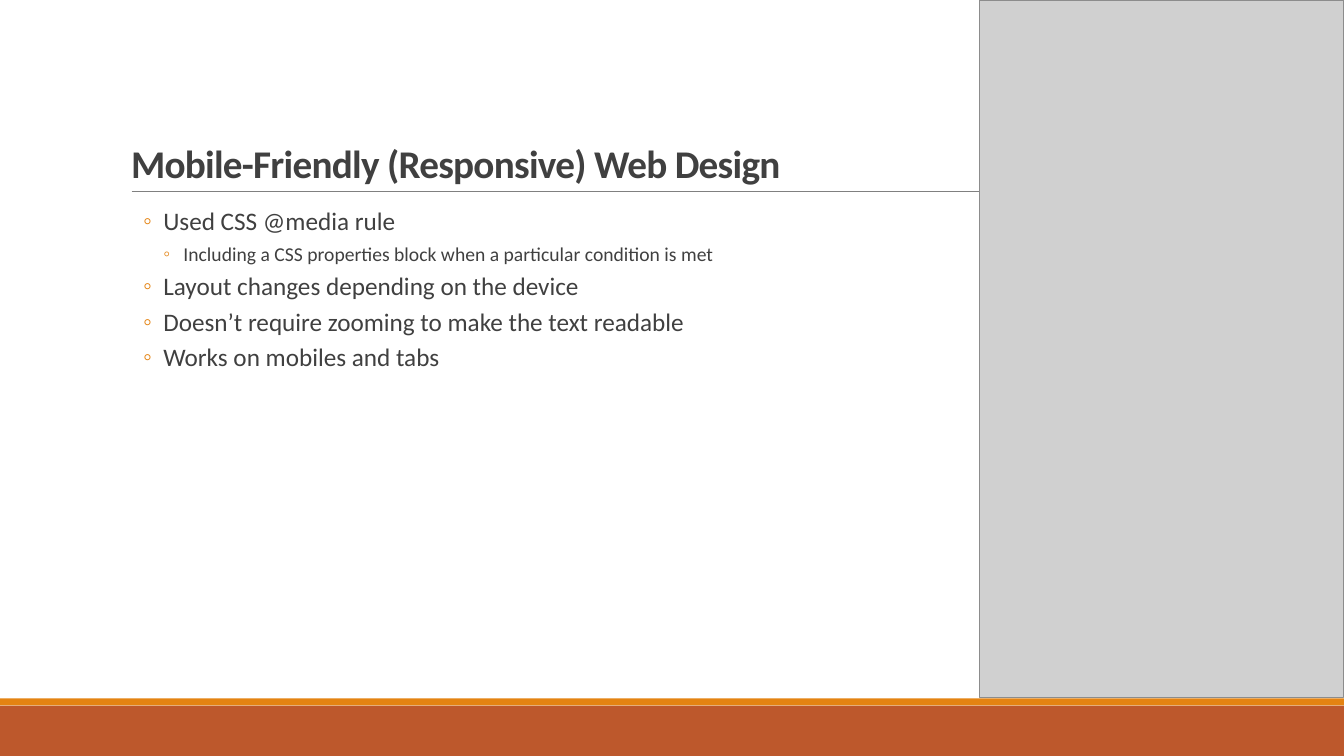
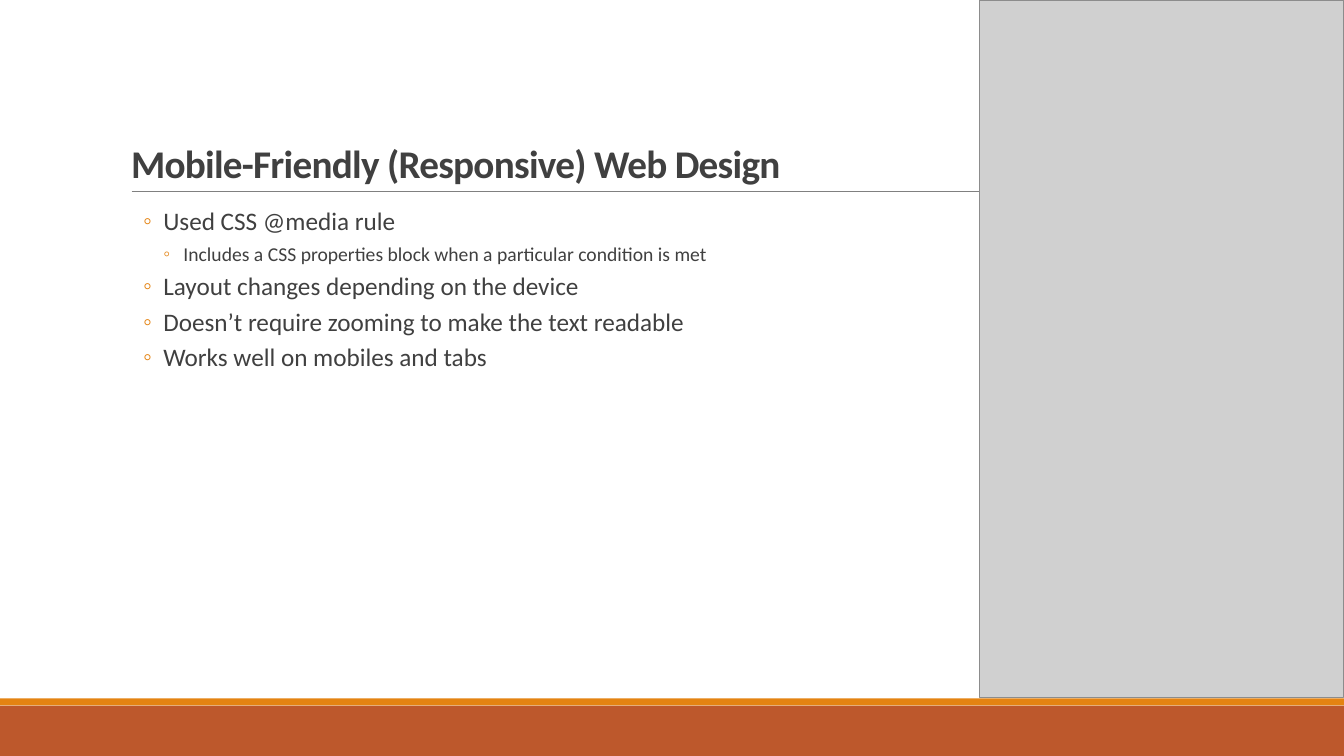
Before and after one commit to wangyang325/CS615Project, a slide deck: slide 15 of Presentation/CS615 Group Presentation.pptx (slide 13 before the commit). Drawn at 1344x756 pixels with LibreOffice and Linux fonts; fonts in the diff are those of the drawing; grey boxes stand for pictures. Boxes give left, top, right and bottom in pixels: in the first picture for what was removed or moved away, otherwise in the second. Text is boxed around its words. In the diff, an @@ line names an element or a change of style, - is before the commit and + after.

```diff
--- a/Presentation/CS615 Group Presentation.pptx
+++ b/Presentation/CS615 Group Presentation.pptx
@@ text at (183,247,707,264): text changed @@
-    ◦ Including a CSS properties block when a particular condition is met
+    ◦ Includes a CSS properties block when a particular condition is met
@@ text at (163,348,487,366): text changed @@
-  ◦ Works on mobiles and tabs
+  ◦ Works well on mobiles and tabs
```
Also in this commit, not shown: 10 other slides changed, 3 slides added, 1 slide removed, 1 other file.
